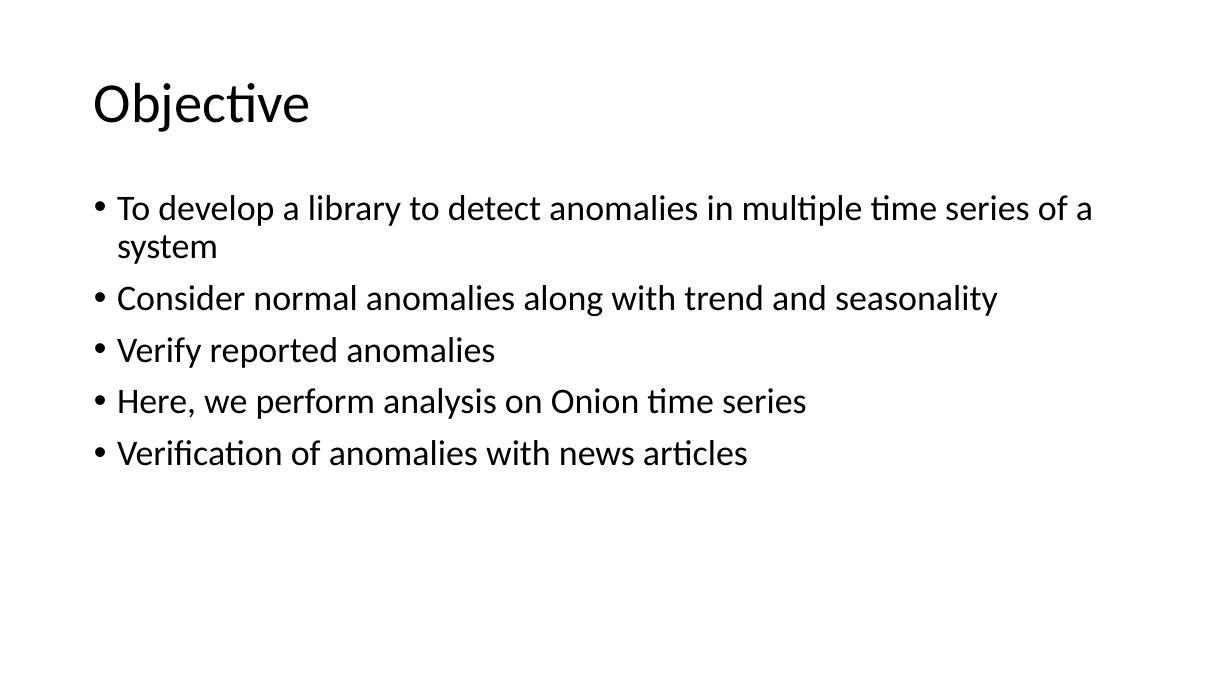
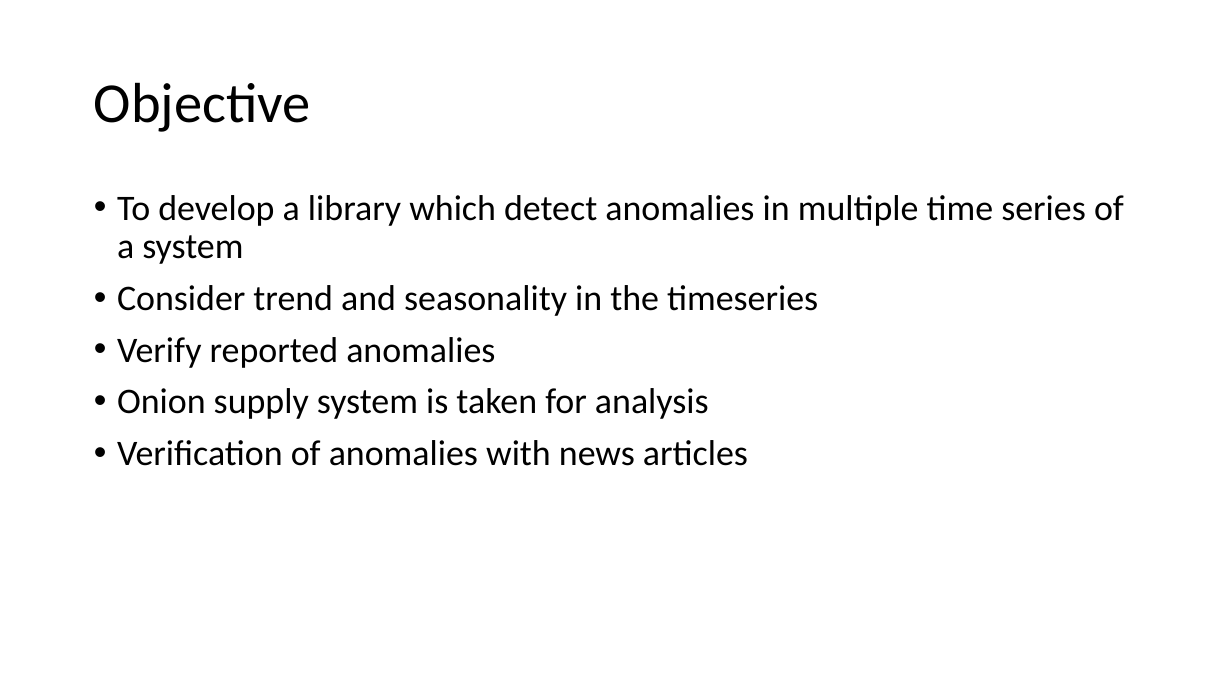
Before and after one commit to baldvaritesh/mtp, a slide deck: slide 4 of thesisPresentation/Thesis.pptx (slide 5 before the commit). Drawn at 1232x693 pixels with LibreOffice and Linux fonts; fonts in the diff are those of the drawing. Boxes give left, top, right and bottom in pixels: in the first picture for what was removed or moved away, otherwise in the second. Text is boxed around its words. In the diff, an @@ line names an element or a change of style, - is before the commit and + after.

Commit message:
MAde presentation

```diff
--- a/thesisPresentation/Thesis.pptx
+++ b/thesisPresentation/Thesis.pptx
@@ text at (117,195,1124,316): text changed @@
-• To develop a library to detect anomalies in multiple time series of a system
-• Consider normal anomalies along with trend and seasonality
+• To develop a library which detect anomalies in multiple time series of a system
+• Consider trend and seasonality in the timeseries
@@ text at (117,388,709,419): text changed @@
-• Here, we perform analysis on Onion time series
+• Onion supply system is taken for analysis
```
Also in this commit, not shown: 8 other slides changed, 6 slides added, 1 slide removed, 14 other files.
